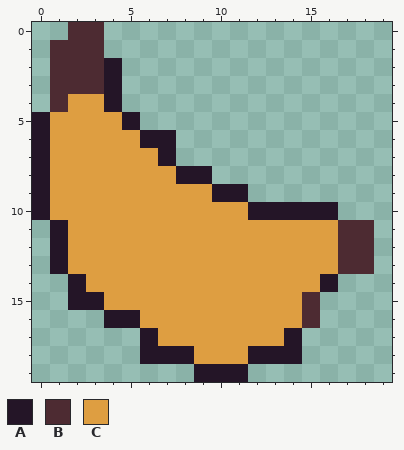
Edited in one commit: pixel-art file (art/fruit/banana.aseprite). This is how it looked before the edit.
20x20 pixels, 1 frame.
Palette (. is transparent): A #241527  B #4d2b32  C #de9e41
Pixels before, first column x 0:
 0 ..BB...............
 1 .BBB...............
 2 .BBBA..............
 3 .BBBA..............
 4 .BCCA..............
 5 ACCCCA.............
 6 ACCCCCAA...........
 7 ACCCCCCA...........
 8 ACCCCCCCAA.........
 9 ACCCCCCCCCAA.......
10 ACCCCCCCCCCCAAAAA..
11 .ACCCCCCCCCCCCCCCBB
12 .ACCCCCCCCCCCCCCCBB
13 .ACCCCCCCCCCCCCCCBB
14 ..ACCCCCCCCCCCCCA..
15 ..AACCCCCCCCCCCB...
16 ....AACCCCCCCCCB...
17 ......ACCCCCCCA....
18 ......AAACCCAAA....
19 .........AAA.......
Once edited:
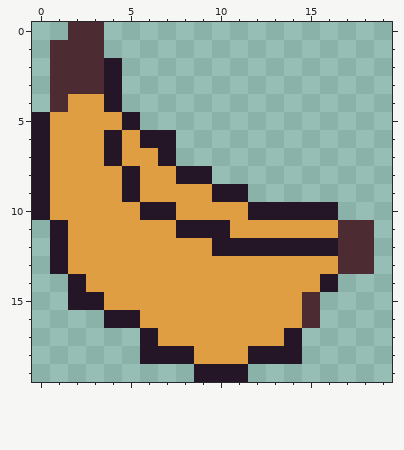
Difference:
Changed rows in their new state; - is an unchanged pixel.
Layer "Layer 1":
first column x 4:
 6 A------------
 7 A------------
 8 -A-----------
 9 -A-----------
10 --AA---------
11 ----AAA------
12 ------AAAAAAA
Pixel boxes of the changes (left, top, right, bottom) in both pictures:
changed: (104, 130, 338, 256)
